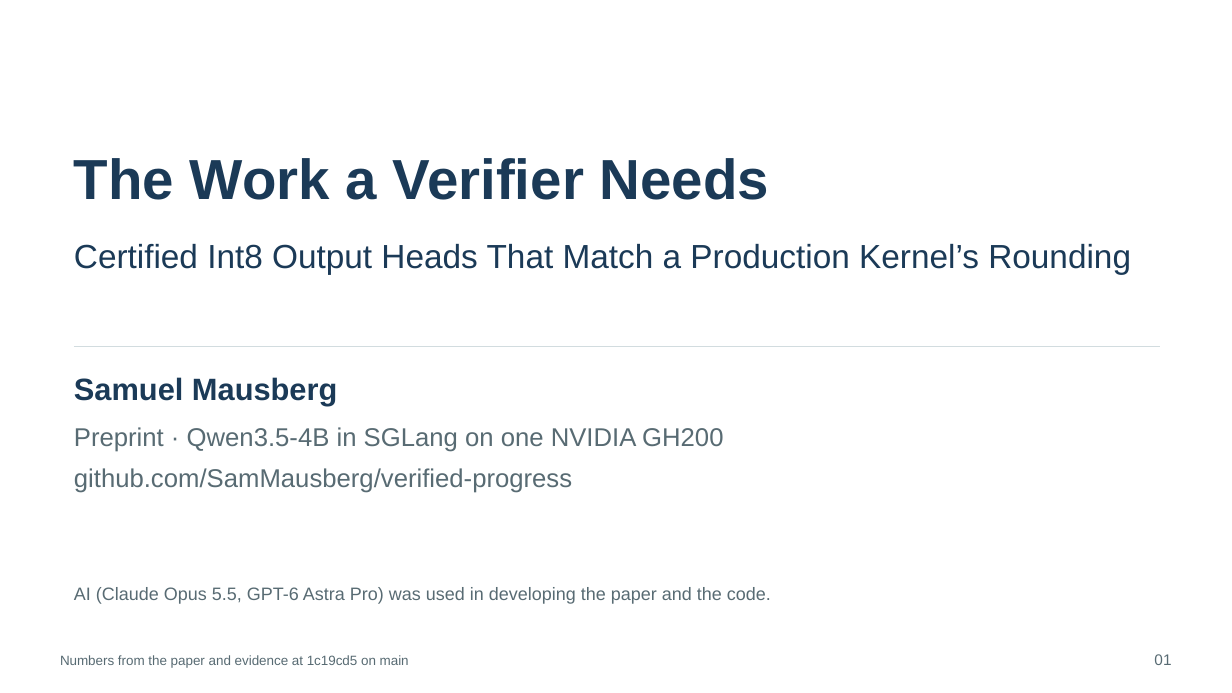
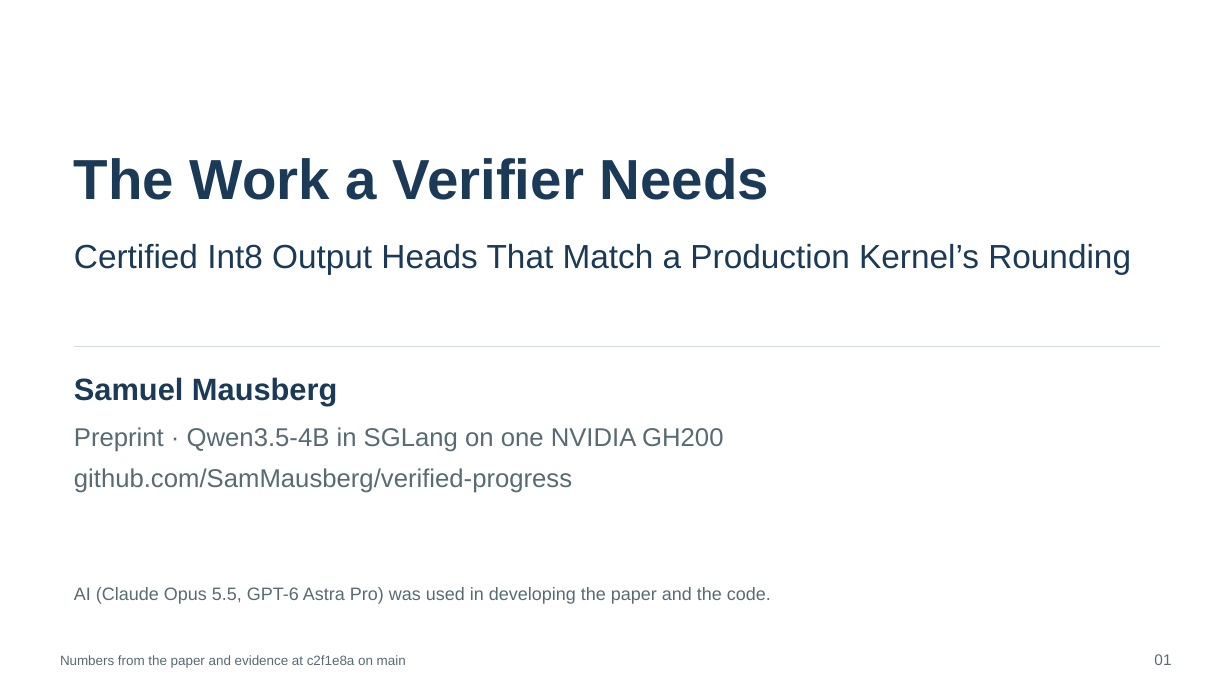
Before and after one commit to SamMausberg/verified-progress, a slide deck: slide 1 of presentation/verifier_paper_talk.pptx. Drawn at 1232x693 pixels with LibreOffice and Linux fonts; fonts in the diff are those of the drawing. Boxes give left, top, right and bottom in pixels: in the first picture for what was removed or moved away, otherwise in the second. Text is boxed around its words. In the diff, an @@ line names an element or a change of style, - is before the commit and + after.

```diff
--- a/presentation/verifier_paper_talk.pptx
+++ b/presentation/verifier_paper_talk.pptx
@@ text at box(60, 655, 406, 668): text changed @@
-Numbers from the paper and evidence at 1c19cd5 on main
+Numbers from the paper and evidence at c2f1e8a on main
```
Also in this commit, not shown: 4 other slides changed, 2 other files.
